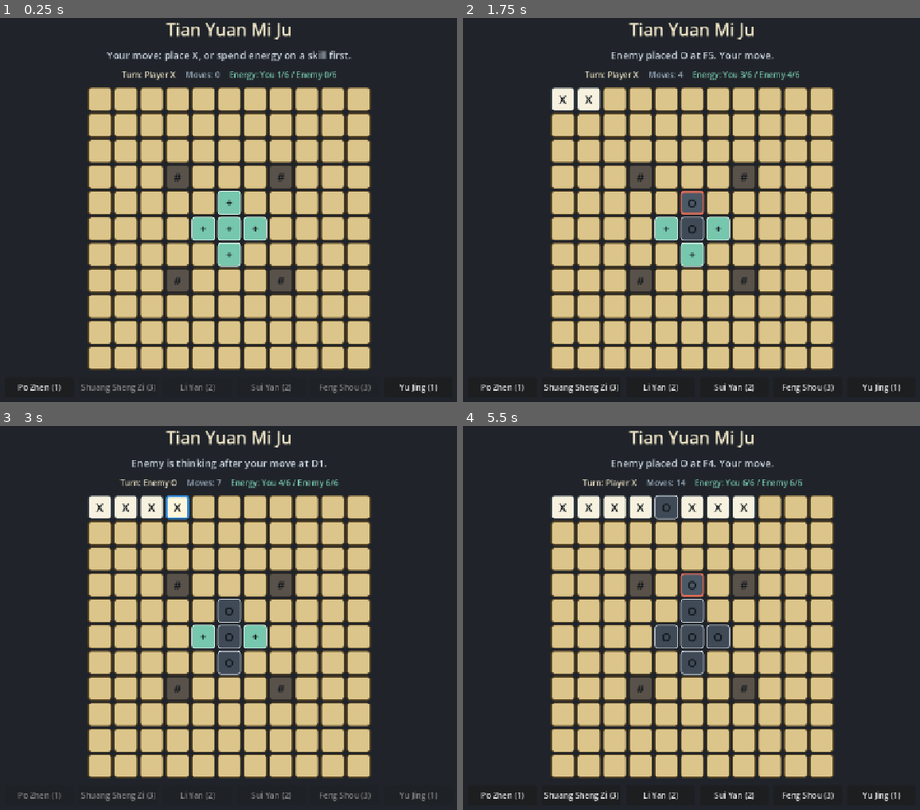
Above: before the commit, frames 1-4 (two rows, left to right).
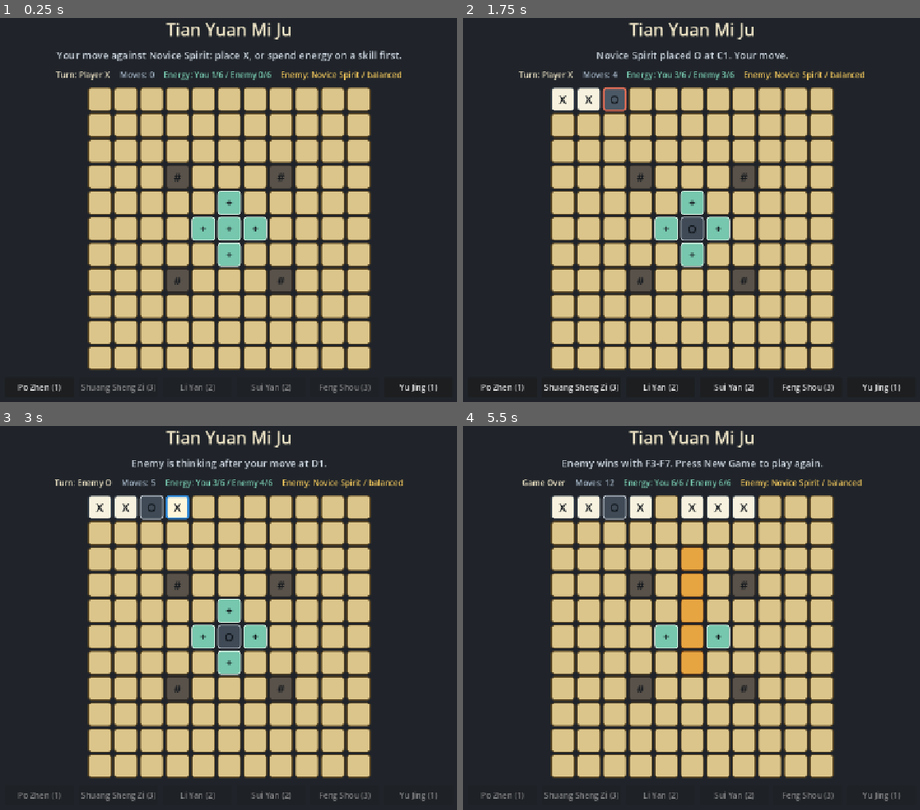
Above: after the commit, the same moments.

Repository: eason522/game
Game: Godot game, scene res://scenes/game/BattleScene.tscn
The game is run twice, just before and just after one commit, with the same random seed, the same clock (stepped at 60 frames per second) and the same inputs.
Inputs (mouse positions are in pixels of both pictures, inside the frame that each line leads up to):
- Up to frame 1 (0.25 s): no input
- Up to frame 2 (1.75 s): click (563, 98) at 0.52 s; click (590, 98) at 1.27 s
- Up to frame 3 (3 s): click (150, 506) at 2.02 s; click (178, 506) at 2.77 s
- Up to frame 4 (5.5 s): click (691, 506) at 3.52 s; click (718, 506) at 4.27 s; click (741, 506) at 5.02 s

The runs differ from the first frame. In frame 1, 1.8% of the frame differs, in the area x 12-88%, y 8-17%; in frame 2, 2.1%; in frame 3, 1.8%; in frame 4, 5.0%, in the area x 3-96%, y 8-98%.

Commit message:
Add AI personality profiles

Diff:
--- a/scripts/ai/EnemyAI.gd
+++ b/scripts/ai/EnemyAI.gd
@@ -1,10 +1,114 @@
 class_name EnemyAI
 extends RefCounted
 
+const PROFILE_NOVICE := "novice"
+const PROFILE_FAST_ATTACKER := "fast_attacker"
+const PROFILE_DEFENDER := "defender"
+const PROFILE_RESOURCE_SEEKER := "resource_seeker"
+const PROFILE_ROCK_BOSS := "rock_boss"
+const DEFAULT_PROFILE_ID := PROFILE_NOVICE
+
+const PROFILES := {
+	PROFILE_NOVICE: {
+		"name": "Novice Spirit",
+		"intent": "balanced",
+		"center_weight": 1.0,
+		"attack_weight": 2.0,
+		"defense_weight": 1.6,
+		"resource_weight": 35.0,
+		"make_three": 80.0,
+		"block_three": 70.0,
+		"make_four": 320.0,
+		"block_four": 360.0,
+		"rock_adjacency_weight": 0.0,
+	},
+	PROFILE_FAST_ATTACKER: {
+		"name": "Fast Attacker",
+		"intent": "attack",
+		"center_weight": 0.6,
+		"attack_weight": 4.0,
+		"defense_weight": 0.9,
+		"resource_weight": 12.0,
+		"make_three": 220.0,
+		"block_three": 50.0,
+		"make_four": 650.0,
+		"block_four": 260.0,
+		"rock_adjacency_weight": 0.0,
+	},
+	PROFILE_DEFENDER: {
+		"name": "Fortress Defender",
+		"intent": "defense",
+		"center_weight": 0.7,
+		"attack_weight": 1.1,
+		"defense_weight": 4.0,
+		"resource_weight": 15.0,
+		"make_three": 45.0,
+		"block_three": 220.0,
+		"make_four": 260.0,
+		"block_four": 700.0,
+		"rock_adjacency_weight": 40.0,
+	},
+	PROFILE_RESOURCE_SEEKER: {
+		"name": "Vein Seeker",
+		"intent": "resource",
+		"center_weight": 0.7,
+		"attack_weight": 1.2,
+		"defense_weight": 1.1,
+		"resource_weight": 240.0,
+		"make_three": 55.0,
+		"block_three": 50.0,
+		"make_four": 250.0,
+		"block_four": 260.0,
+		"rock_adjacency_weight": 0.0,
+	},
+	PROFILE_ROCK_BOSS: {
+		"name": "Rock King",
+		"intent": "boss",
+		"center_weight": 0.8,
+		"attack_weight": 2.0,
+		"defense_weight": 2.5,
+		"resource_weight": 30.0,
+		"make_three": 90.0,
+		"block_three": 140.0,
+		"make_four": 360.0,
+		"block_four": 520.0,
+		"rock_adjacency_weight": 95.0,
+	},
+}
+
 var rule_checker := RuleChecker.new()
-
-
-func choose_move(board: BoardState, enemy_owner: int = BoardState.ENEMY, player_owner: int = BoardState.PLAYER) -> Vector2i:
+var profile_id := DEFAULT_PROFILE_ID
+
+
+func _init(starting_profile_id: String = DEFAULT_PROFILE_ID) -> void:
+	set_profile(starting_profile_id)
+
+
+func set_profile(new_profile_id: String) -> void:
+	profile_id = new_profile_id if PROFILES.has(new_profile_id) else DEFAULT_PROFILE_ID
+
+
+func get_profile_id() -> String:
+	return profile_id
+
+
+func get_profile_name() -> String:
+	return get_profile_name_for_id(profile_id)
+
+
+func get_profile_intent() -> String:
+	return PROFILES.get(profile_id, PROFILES[DEFAULT_PROFILE_ID]).get("intent", "balanced")
+
+
+func get_profile_ids() -> Array:
+	return PROFILES.keys()
+
+
+static func get_profile_name_for_id(profile_id_to_read: String) -> String:
+	return PROFILES.get(profile_id_to_read, PROFILES[DEFAULT_PROFILE_ID]).get("name", profile_id_to_read)
+
+
+func choose_move(board: BoardState, enemy_owner: int = BoardState.ENEMY, player_owner: int = BoardState.PLAYER, override_profile_id: String = "") -> Vector2i:
 	var playable_cells := board.get_playable_cells(enemy_owner)
 
 	if playable_cells.is_empty():
@@ -20,7 +124,9 @@
 	if blocking_move != Vector2i(-1, -1):
 		return blocking_move
 
-	return _find_best_scored_move(board, playable_cells, enemy_owner, player_owner)
+	var active_profile_id := profile_id if override_profile_id.is_empty() else override_profile_id
+	var profile: Dictionary = PROFILES.get(active_profile_id, PROFILES[DEFAULT_PROFILE_ID])
+	return _find_best_scored_move(board, playable_cells, enemy_owner, player_owner, profile)
 
 
 func _find_finishing_move(board: BoardState, playable_cells: Array, owner: int) -> Vector2i:
@@ -35,12 +141,12 @@
 	return Vector2i(-1, -1)
 
 
-func _find_best_scored_move(board: BoardState, playable_cells: Array, enemy_owner: int, player_owner: int) -> Vector2i:
+func _find_best_scored_move(board: BoardState, playable_cells: Array, enemy_owner: int, player_owner: int, profile: Dictionary) -> Vector2i:
 	var best_cell: Vector2i = playable_cells[0]
 	var best_score := -INF
 
 	for cell in playable_cells:
-		var score := _score_cell(board, cell, enemy_owner, player_owner)
+		var score := _score_cell(board, cell, enemy_owner, player_owner, profile)
 
 		if score > best_score:
 			best_score = score
@@ -49,16 +155,31 @@
 	return best_cell
 
 
-func _score_cell(board: BoardState, cell: Vector2i, enemy_owner: int, player_owner: int) -> float:
+func _score_cell(board: BoardState, cell: Vector2i, enemy_owner: int, player_owner: int, profile: Dictionary) -> float:
 	var center := Vector2((board.width - 1) * 0.5, (board.height - 1) * 0.5)
 	var distance_to_center := Vector2(cell).distance_to(center)
-	var score := 100.0 - distance_to_center * 4.0
-
-	score += _line_potential(board, cell, enemy_owner) * 3.0
-	score += _line_potential(board, cell, player_owner) * 2.2
+	var center_score: float = max(0.0, 100.0 - distance_to_center * 10.0)
+	var enemy_line := _line_potential(board, cell, enemy_owner)
+	var player_line := _line_potential(board, cell, player_owner)
+	var score: float = center_score * profile.get("center_weight", 1.0)
+
+	score += enemy_line * enemy_line * 10.0 * profile.get("attack_weight", 1.0)
+	score += player_line * player_line * 10.0 * profile.get("defense_weight", 1.0)
+
+	if enemy_line >= 4:
+		score += profile.get("make_four", 0.0)
+	elif enemy_line >= 3:
+		score += profile.get("make_three", 0.0)
+
+	if player_line >= 4:
+		score += profile.get("block_four", 0.0)
+	elif player_line >= 3:
+		score += profile.get("block_three", 0.0)
 
 	if board.get_terrain(cell) == BoardState.TERRAIN_SPIRIT:
-		score += 35.0
+		score += profile.get("resource_weight", 0.0)
+
+	score += _adjacent_rock_count(board, cell) * profile.get("rock_adjacency_weight", 0.0)
 
 	return score
 
@@ -88,6 +209,22 @@
 
 		count += 1
 		cursor += direction
+
+	return count
+
+
+func _adjacent_rock_count(board: BoardState, cell: Vector2i) -> int:
+	var count := 0
+
+	for y in range(-1, 2):
+		for x in range(-1, 2):
+			if x == 0 and y == 0:
+				continue
+
+			var nearby := cell + Vector2i(x, y)
+
+			if board.is_inside(nearby) and board.get_terrain(nearby) == BoardState.TERRAIN_ROCK:
+				count += 1
 
 	return count
 
--- a/scripts/game/BattleScene.gd
+++ b/scripts/game/BattleScene.gd
@@ -14,11 +14,21 @@
 var turn_label: Label
 var move_count_label: Label
 var energy_label: Label
+var enemy_profile_label: Label
 var board_grid: GridContainer
 var skill_bar: HBoxContainer
 var reset_button: Button
+var enemy_profile_button: Button
 var cells: Array = []
 var skill_buttons: Dictionary = {}
+var enemy_profile_ids := [
+	EnemyAI.PROFILE_NOVICE,
+	EnemyAI.PROFILE_FAST_ATTACKER,
+	EnemyAI.PROFILE_DEFENDER,
+	EnemyAI.PROFILE_RESOURCE_SEEKER,
+	EnemyAI.PROFILE_ROCK_BOSS,
+]
+var enemy_profile_index := 0
 var current_turn := BoardState.PLAYER
 var game_over := false
 var winning_line: Array = []
@@ -132,6 +142,12 @@
 	energy_label.add_theme_color_override("font_color", Color("#76c7ad"))
 	info_row.add_child(energy_label)
 
+	enemy_profile_label = Label.new()
+	enemy_profile_label.horizontal_alignment = HORIZONTAL_ALIGNMENT_CENTER
+	enemy_profile_label.add_theme_font_size_override("font_size", 16)
+	enemy_profile_label.add_theme_color_override("font_color", Color("#f1c75b"))
+	info_row.add_child(enemy_profile_label)
+
 	board_grid = GridContainer.new()
 	board_grid.columns = BOARD_SIZE
 	board_grid.size_flags_horizontal = Control.SIZE_SHRINK_CENTER
@@ -144,12 +160,23 @@
 	skill_bar.add_theme_constant_override("separation", 10)
 	main.add_child(skill_bar)
 
+	var footer_row := HBoxContainer.new()
+	footer_row.alignment = BoxContainer.ALIGNMENT_CENTER
+	footer_row.add_theme_constant_override("separation", 12)
+	main.add_child(footer_row)
+
+	enemy_profile_button = Button.new()
+	enemy_profile_button.custom_minimum_size = Vector2(220, 42)
+	enemy_profile_button.size_flags_horizontal = Control.SIZE_SHRINK_CENTER
+	enemy_profile_button.pressed.connect(_cycle_enemy_profile)
+	footer_row.add_child(enemy_profile_button)
+
 	reset_button = Button.new()
 	reset_button.text = "New Game"
 	reset_button.custom_minimum_size = Vector2(160, 42)
 	reset_button.size_flags_horizontal = Control.SIZE_SHRINK_CENTER
 	reset_button.pressed.connect(_start_new_game)
-	main.add_child(reset_button)
+	footer_row.add_child(reset_button)
 
 	_create_cells()
 	_create_skill_buttons()
@@ -193,6 +220,7 @@
 
 func _start_new_game() -> void:
 	board = BoardState.new(BOARD_SIZE, BOARD_SIZE)
+	enemy_ai.set_profile(enemy_profile_ids[enemy_profile_index])
 	_setup_demo_terrain()
 	current_turn = BoardState.PLAYER
 	game_over = false
@@ -207,7 +235,7 @@
 	break_array_active = false
 	twin_piece_active = false
 	_begin_turn(BoardState.PLAYER)
-	_set_status("Your move: place X, or spend energy on a skill first.")
+	_set_status("Your move against %s: place X, or spend energy on a skill first." % enemy_ai.get_profile_name())
 	_refresh_board()
 
 
@@ -282,8 +310,16 @@
 	if not game_over:
 		current_turn = BoardState.PLAYER
 		_begin_turn(BoardState.PLAYER)
-		_set_status("Enemy placed O at %s. Your move." % _format_board_pos(move))
+		_set_status("%s placed O at %s. Your move." % [enemy_ai.get_profile_name(), _format_board_pos(move)])
 		_refresh_board()
+
+
+func _cycle_enemy_profile() -> void:
+	if enemy_profile_ids.is_empty():
+		return
+
+	enemy_profile_index = (enemy_profile_index + 1) % enemy_profile_ids.size()
+	_start_new_game()
 
 
 func _begin_turn(owner: int) -> void:
@@ -623,7 +659,7 @@
 
 
 func _refresh_info_labels() -> void:
-	if turn_label == null or move_count_label == null or energy_label == null:
+	if turn_label == null or move_count_label == null or energy_label == null or enemy_profile_label == null:
 		return
 
 	var turn_text := "Game Over"
@@ -634,6 +670,10 @@
 	turn_label.text = turn_text
 	move_count_label.text = "Moves: %d" % move_count
 	energy_label.text = "Energy: You %d/%d / Enemy %d/%d" % [player_energy, ENERGY_MAX, enemy_energy, ENERGY_MAX]
+	enemy_profile_label.text = "Enemy: %s / %s" % [enemy_ai.get_profile_name(), enemy_ai.get_profile_intent()]
+
+	if enemy_profile_button != null:
+		enemy_profile_button.text = "Enemy Style: %s" % enemy_ai.get_profile_name()
 
 
 func _adjacent_offsets() -> Array:
--- /dev/null
+++ b/tests/ai_personality_smoke.gd
@@ -0,0 +1,75 @@
+extends SceneTree
+
+var failures: Array = []
+
+
+func _init() -> void:
+	_run()
+
+	if failures.is_empty():
+		print("AI personality smoke tests passed.")
+		quit(0)
+		return
+
+	for failure in failures:
+		push_error(failure)
+
+	quit(1)
+
+
+func _run() -> void:
+	_assert_profiles_choose_different_priorities()
+	_assert_forced_win_and_block_override_personality()
+
+
+func _assert_profiles_choose_different_priorities() -> void:
+	var board := BoardState.new(11, 11)
+	board.set_terrain(Vector2i(5, 5), BoardState.TERRAIN_SPIRIT)
+	board.place_piece(Vector2i(1, 1), BoardState.ENEMY)
+	board.place_piece(Vector2i(2, 1), BoardState.ENEMY)
+	board.place_piece(Vector2i(8, 8), BoardState.PLAYER)
+	board.place_piece(Vector2i(9, 8), BoardState.PLAYER)
+
+	var fast_ai := EnemyAI.new(EnemyAI.PROFILE_FAST_ATTACKER)
+	var defender_ai := EnemyAI.new(EnemyAI.PROFILE_DEFENDER)
+	var resource_ai := EnemyAI.new(EnemyAI.PROFILE_RESOURCE_SEEKER)
+
+	var fast_move := fast_ai.choose_move(board)
+	var defender_move := defender_ai.choose_move(board)
+	var resource_move := resource_ai.choose_move(board)
+
+	if fast_move != Vector2i(3, 1):
+		failures.append("fast attacker: expected to extend its own line at D2, got %s" % str(fast_move))
+		return
+
+	if defender_move != Vector2i(7, 8):
+		failures.append("defender: expected to block player line at H9, got %s" % str(defender_move))
+		return
+
+	if resource_move != Vector2i(5, 5):
+		failures.append("resource seeker: expected to claim spirit cell at F6, got %s" % str(resource_move))
+
+
+func _assert_forced_win_and_block_override_personality() -> void:
+	var board := BoardState.new(11, 11)
+	var resource_ai := EnemyAI.new(EnemyAI.PROFILE_RESOURCE_SEEKER)
+
+	for x in range(4):
+		board.place_piece(Vector2i(x, 0), BoardState.ENEMY)
+
+	var winning_move := resource_ai.choose_move(board)
+
+	if winning_move != Vector2i(4, 0):
+		failures.append("forced win: expected E1 before resource preference, got %s" % str(winning_move))
+		return
+
+	board = BoardState.new(11, 11)
+
+	for x in range(4):
+		board.place_piece(Vector2i(x, 2), BoardState.PLAYER)
+
+	var fast_ai := EnemyAI.new(EnemyAI.PROFILE_FAST_ATTACKER)
+	var blocking_move := fast_ai.choose_move(board)
+
+	if blocking_move != Vector2i(4, 2):
+		failures.append("forced block: expected E3 before attack preference, got %s" % str(blocking_move))
